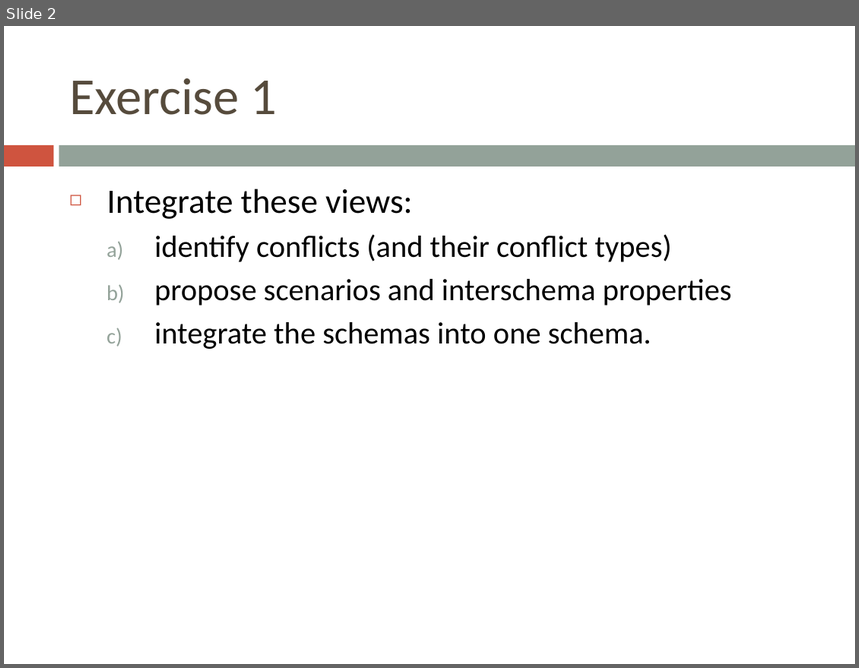
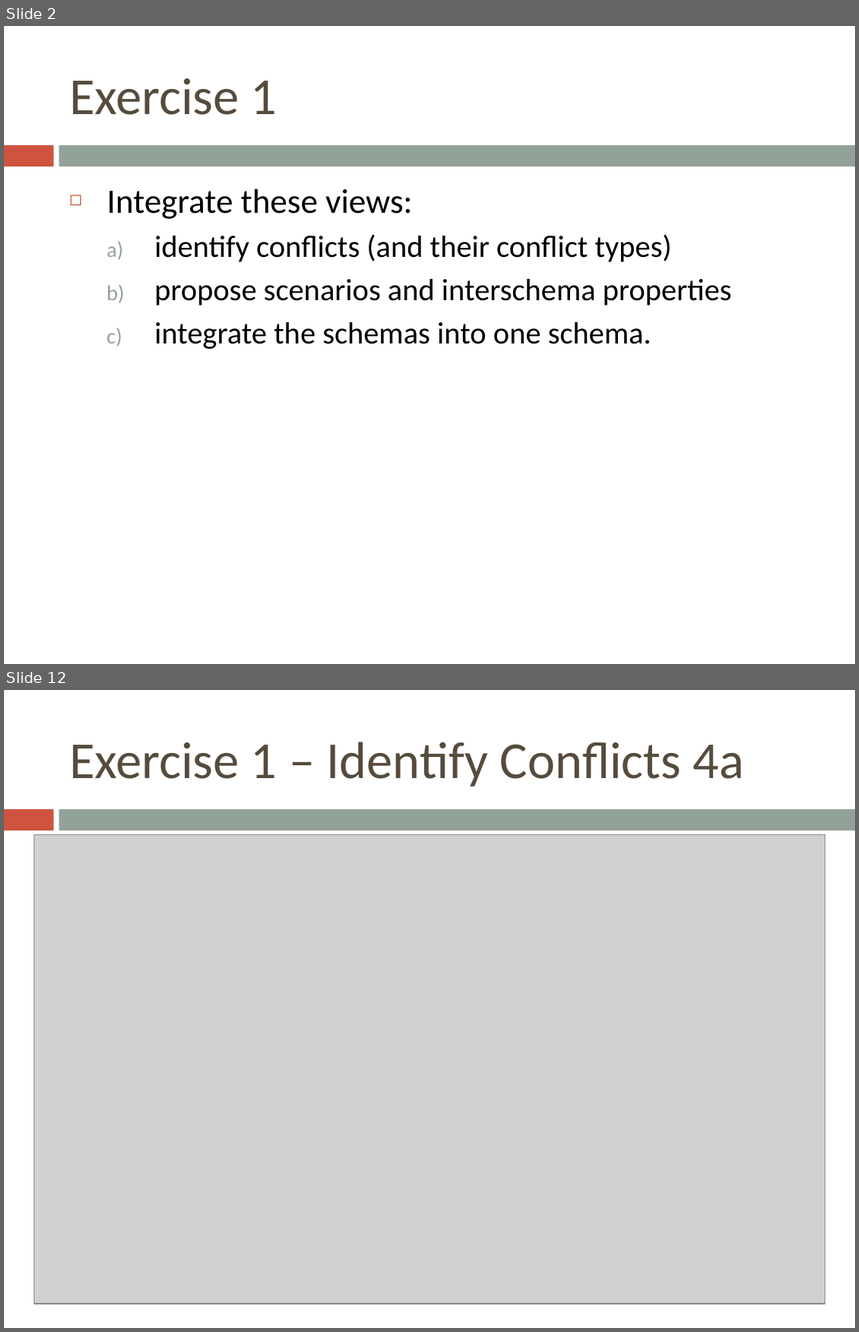
Before and after one commit to bugxd/DBTech, a slide deck: Assignment_4.pptx. Shown one above the other, each under a label of ours: slide 2 before the commit, slides 2 and 12 after it; the slides between them are not shown. The pictures are 859x668 and 859x1332 pixels, drawn with LibreOffice and Linux fonts; fonts in the diff are those of the drawing; grey boxes stand for pictures. Boxes give left, top, right and bottom in pixels: in the first picture for what was removed or moved away, otherwise in the second. Text is boxed around its words. In the diff, an @@ line names an element or a change of style, - is before the commit and + after.

```diff
--- a/Assignment_4.pptx
+++ b/Assignment_4.pptx
@@ slide 12 added at box(4, 690, 855, 1328), background #FFFFFF; not listed: 2 template elements that a slide beside it also shows @@
@@ title added at box(69, 742, 744, 787), 44 pt, text #564B3C @@
+Exercise 1 – Identify Conflicts 4a
@@ picture added at box(34, 834, 825, 1304) @@
```
Also in this commit, not shown: 8 slides changed, 16 other slides added, 2 slides removed, 21 other files.
